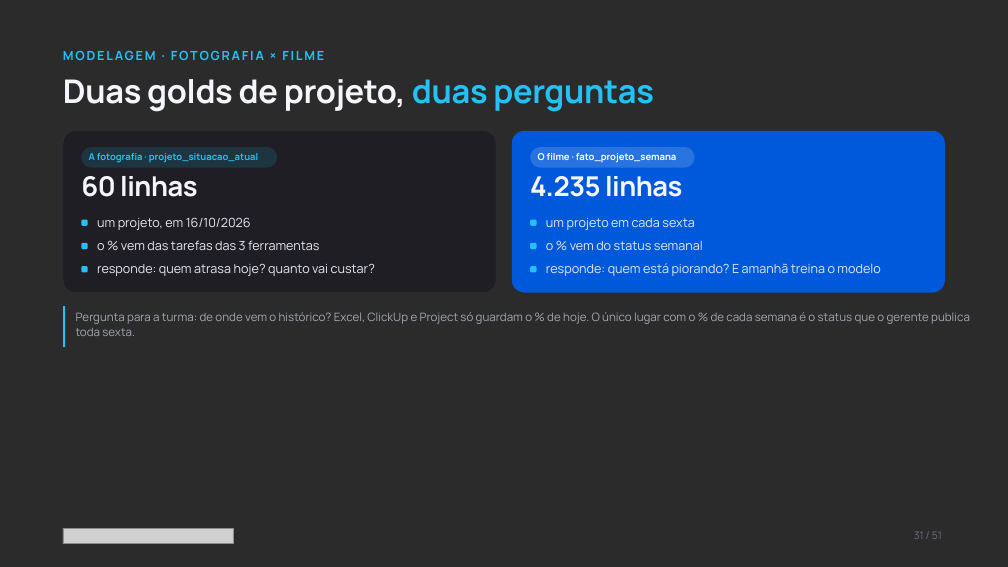
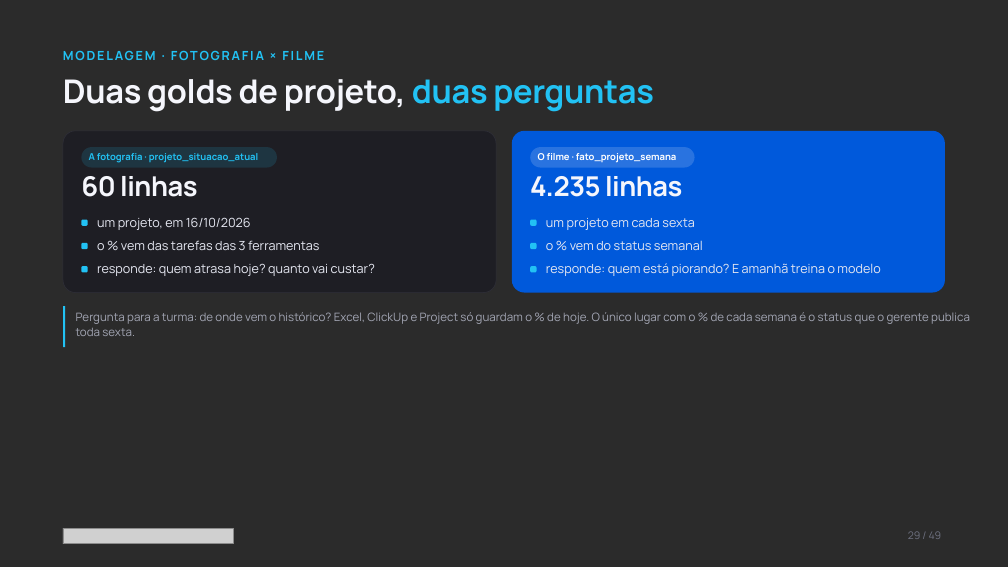
Before and after one commit to AugustoKoche-AI/ImersaoControlTower, a slide deck: slide 29 of slides/pptx/Lançamento Outubro - Aula 02.pptx (slide 31 before the commit). Drawn at 1008x567 pixels with LibreOffice and Linux fonts; fonts in the diff are those of the drawing; grey boxes stand for pictures; background and template pictures are left out; a plain dark background stands for a picture behind light text. Boxes give left, top, right and bottom in pixels: in the first picture for what was removed or moved away, otherwise in the second. Text is boxed around its words. In the diff, an @@ line names an element or a change of style, - is before the commit and + after.

```diff
--- a/slides/pptx/Lançamento Outubro - Aula 02.pptx
+++ b/slides/pptx/Lançamento Outubro - Aula 02.pptx
@@ text at [908, 531, 942, 539]: text changed @@
-31 / 51
+29 / 49
```
Also in this commit, not shown: 45 other slides changed, 1 slide added, 3 slides removed, 9 other files.
